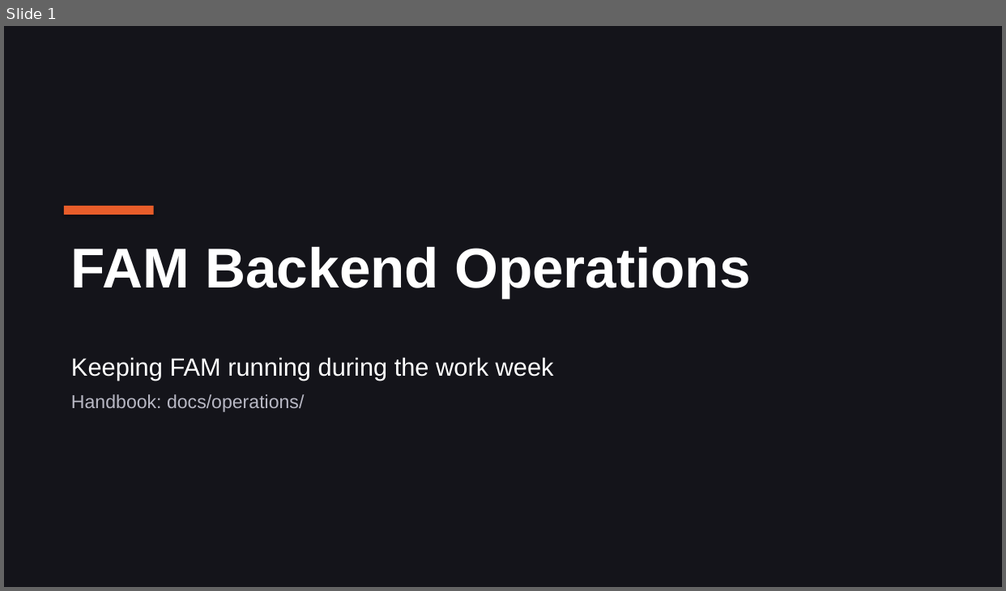
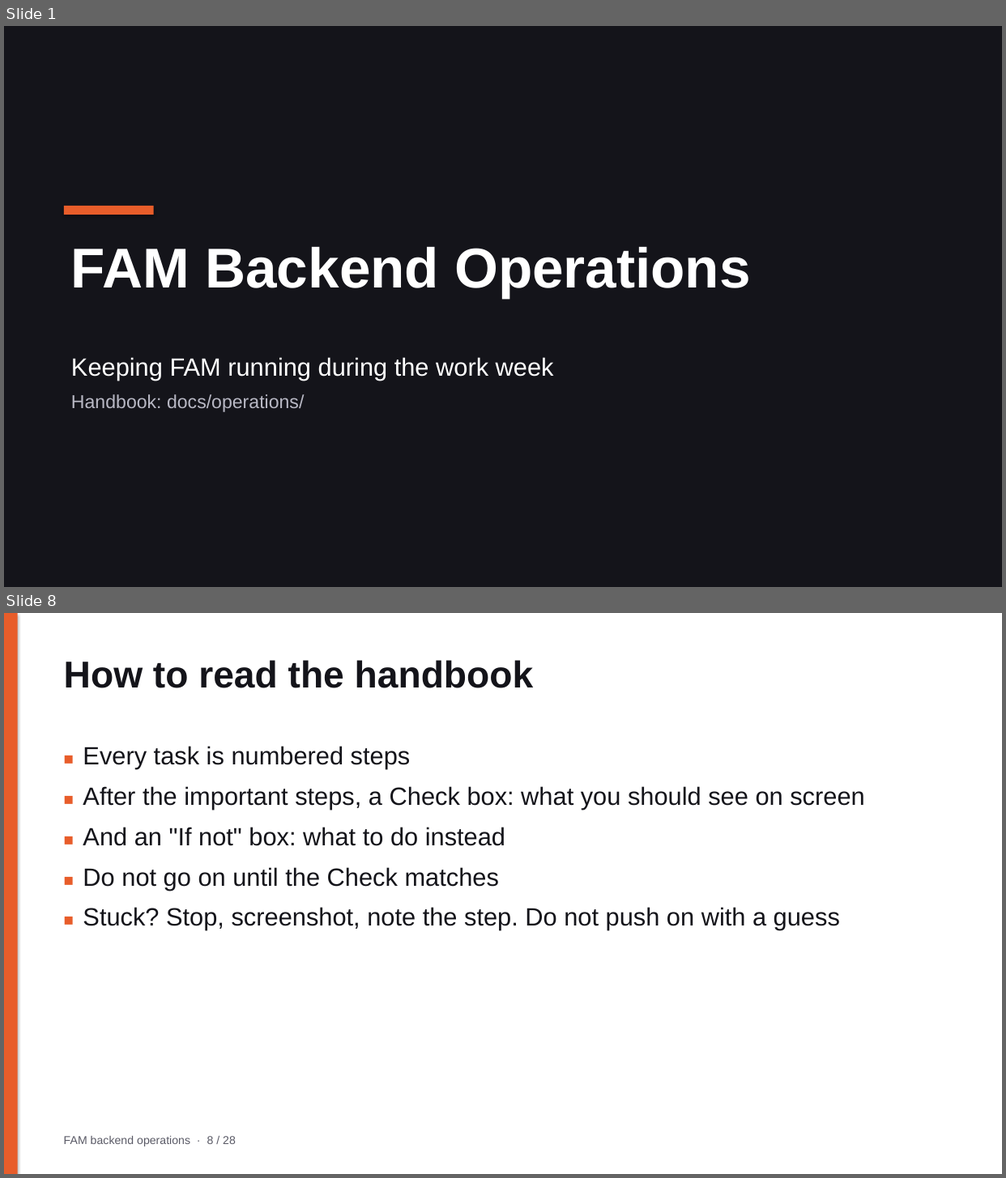
Before and after one commit to tjweingart-byte/FAM, a slide deck: docs/operations/FAM_Backend_Operations.pptx. Shown one above the other, each under a label of ours: slide 1 before the commit, slides 1 and 8 after it; the slides between them are not shown. The pictures are 1006x591 and 1006x1178 pixels, drawn with LibreOffice and Linux fonts; fonts in the diff are those of the drawing. Boxes give left, top, right and bottom in pixels: in the first picture for what was removed or moved away, otherwise in the second. Text is boxed around its words. In the diff, an @@ line names an element or a change of style, - is before the commit and + after.

```diff
--- a/docs/operations/FAM_Backend_Operations.pptx
+++ b/docs/operations/FAM_Backend_Operations.pptx
@@ slide 8 added at <box>4,613,1002,1174</box>, background #FFFFFF @@
@@ rectangle added at <box>4,613,18,1174</box>, fill #E85D2A @@
@@ text added at <box>64,660,533,688</box>, 36 pt, text #14141A, bold @@
+How to read the handbook
@@ text added at <box>83,746,864,931</box>, 24 pt, text #14141A @@
+■ Every task is numbered steps
+■ After the important steps, a Check box: what you should see on screen
+■ And an "If not" box: what to do instead
+■ Do not go on until the Check matches
+■ Stuck? Stop, screenshot, note the step. Do not push on with a guess
@@ text added at <box>64,1136,236,1147</box>, 11 pt, text #5A5A66 @@
+FAM backend operations · 8 / 28
```
Also in this commit, not shown: 22 slides changed, 4 other slides added, 15 other files.
